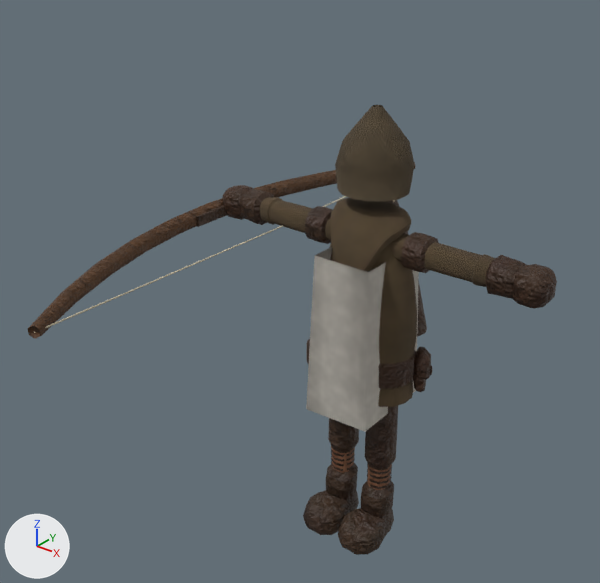
An edit to the glTF model csharp/Unciv.Godot/Packs/units/models/unit/Bowman.glb, drawn before and after from the same camera.
Both versions are drawn from a camera (50 mm lens) standing at (0.739, -1.116, 1.166) and looking at (-0.083, -0.089, 0.529). Every picture has the same lights, and +X, +Y and +Z are marked at lower left. The first picture is the older version. Vertices at exactly the same position are counted once.

Names of what the first picture shows: 'Bow', 'Warrior'.
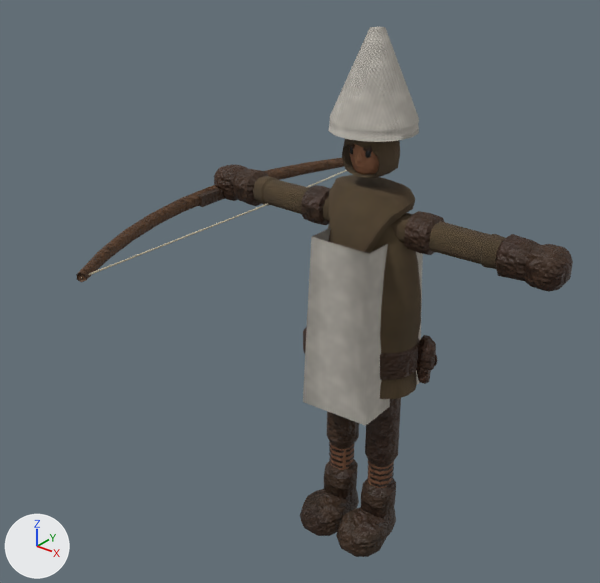
Changed parts and their boxes (x1, y1, x2, y2) in the pictures (600 x 583 px):
'Warrior', reshaped, rescaled (7% wider, 18% taller): before (222, 105, 557, 555); after (214, 26, 573, 557)
'Bow', moved, rescaled: before (28, 162, 415, 339); after (76, 158, 347, 282)
part 1 of me_mesh_skinned, reshaped: before (335, 105, 427, 337); after (329, 26, 419, 142)
part 2 of me_mesh_skinned, recoloured: after (328, 122, 336, 135)
part 3 of me_mesh_skinned, recoloured: after (328, 122, 336, 135)

Diff of the bpy script that builds the scene:
```diff
--- a/csharp/Unciv.Godot/Packs/units/models/unit/Bowman.glb.py
+++ b/csharp/Unciv.Godot/Packs/units/models/unit/Bowman.glb.py
@@ me_mesh_skinned @@
 # used by ob_warrior; location = (0.0, 0.0, -0.014); scale = (0.39, 0.39, 0.39)
-me_mesh_skinned.from_pydata(...)  # 2388 vertices, 4441 faces; spans x -0.85..0.85, y -0.25..0.33, z 0.04..2.22
+me_mesh_skinned.from_pydata(...)  # 2289 vertices, 4261 faces; spans x -0.85..0.85, y -0.25..0.21, z 0.04..2.4
+# me_mesh_skinned part 1
+# 99 vertices are removed from x -0.17..0.17, y -0.15..0.33, z 1.07..2.22
+# 218 faces are deleted
+# 15 vertices move from x -0.13..0.05, y 0.17..0.32, z 1.46..2.01 to x -0.18..0.17, y -0.17..0.16, z 2.01..2.04
+# 51 vertices are added at x -0.18..0.18, y -0.18..0.18, z 2.01..2.4
+# 128 new faces join them, mat_teamcolor
+# me_mesh_skinned part 2: 6 kept faces spanning x -0.18..-0.07, y -0.17..0.0, z 2.01..2.04 get new vertex colours; the middle colour goes from beige #cdc3aa to light grey #c8c3b9
+# me_mesh_skinned part 3: 6 faces spanning x -0.18..-0.07, y -0.17..0.0, z 2.01..2.04 switch from mat_bone to mat_teamcolor
+# other edits to the shape of me_mesh_skinned do not show in these pictures
 me_mesh_skinned.materials.append(mat_wool)
@@ me_mesh_skinned @@
 me_mesh_skinned.materials.append(mat_dark)
-me_mesh_skinned.materials.append(mat_cloth)
@@ me_mesh_bow @@
 # used by ob_bow; location = (-0.264, -0.049, 0.607); rotation_euler = (1.571, 1.571, 0.0), in degrees (90, 90, 0); scale = (0.39, 0.39, 0.39)
-me_mesh_bow.from_pydata(...)  # 90 vertices, 168 faces; spans x -0.05..0.05, y -0.23..0.22, z -1.29..1.29
+me_mesh_bow.from_pydata(...)  # 90 vertices, 168 faces; spans x -0.03..0.03, y -0.17..0.16, z -0.96..0.96
+# me_mesh_bow part 4: the whole mesh is scaled about its middle by (0.764, 0.742, 0.741)
 me_mesh_bow.materials.append(mat_leather)
@@ ob_warrior @@
 ob_warrior.location = (0.0, 0.0, -0.014)
-ob_warrior.scale = (0.39, 0.39, 0.39)
+ob_warrior.scale = (0.413, 0.413, 0.413)
@@ ob_bow @@
 ob_bow = bpy.data.objects.new('Bow', me_mesh_bow)
-ob_bow.location = (-0.264, -0.049, 0.607)
+ob_bow.location = (-0.279, -0.047, 0.642)
 ob_bow.rotation_euler = (1.571, 1.571, 0.0)  # degrees (90, 90, 0)
-ob_bow.scale = (0.39, 0.39, 0.39)
+ob_bow.scale = (0.413, 0.413, 0.413)
```
